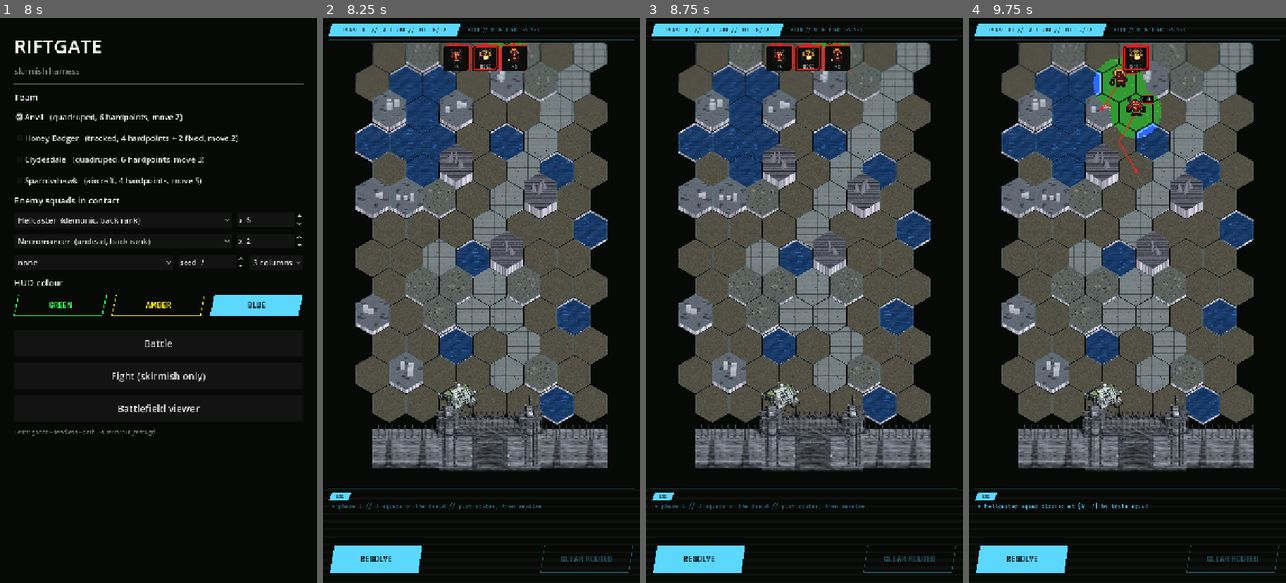
Above: before the commit, frames 1-4 (left to right).
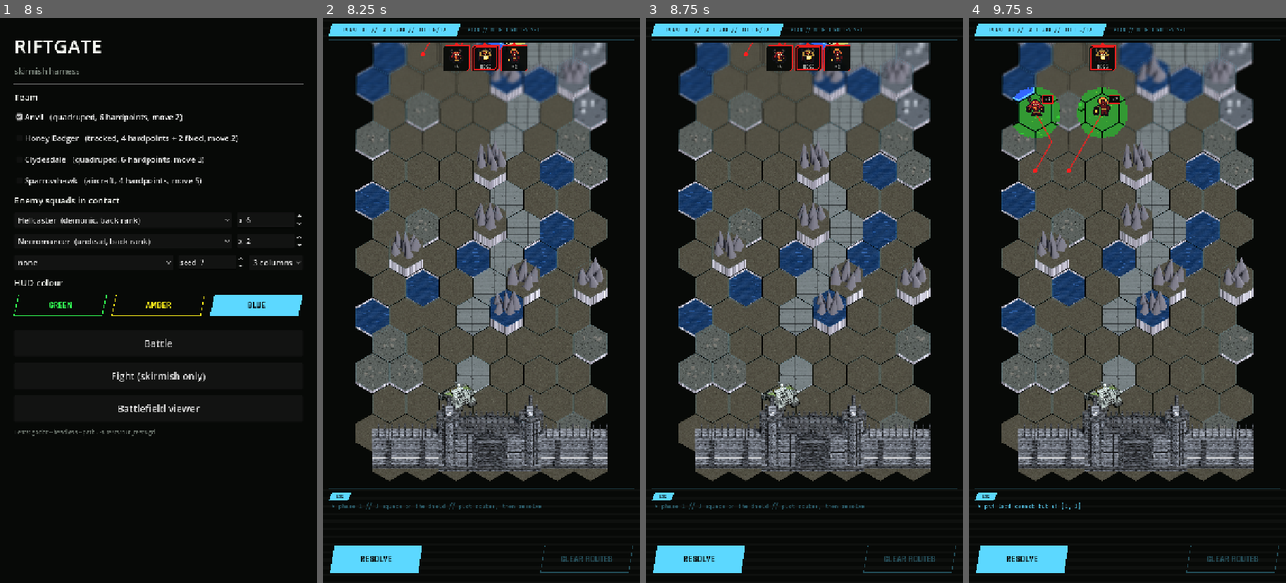
Above: after the commit, the same moments.

Repository: ryanjdmartin/riftgate
Game: Godot game, scene res://game/harness.tscn
The game is run twice, just before and just after one commit, with the same random seed, the same clock (stepped at 60 frames per second) and the same inputs.
Inputs:
- Up to frame 1 (8 s): click "Anvil (quadruped, 6 hardpoint…" at 0.5 s; click "Honey Badger (tracked, 4 hard…" at 1.25 s; click "Clydesdale (quadruped, 6 hard…" at 2 s; click "Sparrowhawk (aircraft, 4 hard…" at 2.75 s; click "Ghoul (undead, front rank)" at 3.5 s; click "none" at 4.25 s; click "3 columns" at 5 s; click "GREEN" at 5.75 s; click "AMBER" at 6.5 s; click "BLUE" at 7.25 s
- Up to frame 2 (8.25 s): click "Battle" at 8 s
- Up to frame 3 (8.75 s): no input
- Up to frame 4 (9.75 s): click "RESOLVE" at 8.75 s; click "RESOLVE" at 9.5 s

Frame 1 is identical in both runs. In frame 2, 32% of the frame differs, in the area x 10-90%, y 4-82%; in frame 3, 32%; in frame 4, 34%, in the area x 4-90%, y 4-87%.

Commit message:
A laid landscape, crags that fill their tiles, a docked readout with taps and double-taps, units centred on their hexes
BattleMap._lay_landscape replaces per-hex rolls with seeded noise fields: water as bodies, gravel as belts, ruins in clusters, crags along ridge lines keeping the ground under them (crag_base), the two rows above the apron always open; roads steer round water and crags. Crags are six leaning spikes overflowing the tile. The battle screen docks its readout over the bottom of the map, a tap on it dismisses it; tapping an ally selects it and shows shield, hull and move, tapping an enemy shows its label, double-tap is wired for the codex to come; the hull gauge over units is gone. Units are set south so their visual middle lands on the hex; flyers draw at 0.8 fit. The tilt-shift blurs only north of the focus; the structures' tile scale is restored; the gate's rows draw ground again but no grid.

Co-Authored-By: Claude Fable 5.1 <noreply@anthropic.com>

Diff:
--- a/game/battle/battle_map_view.gd
+++ b/game/battle/battle_map_view.gd
@@ -9,8 +9,11 @@
 ## its readout. The view owns no game logic.
 
 signal hex_tapped(h: Vector2i)
+signal hex_double_tapped(h: Vector2i)
 signal unit_held(u: Unit)
 signal hold_released
+
+const DOUBLE_TAP_SECONDS := 0.35
 
 const HEX_SIZE := 44.0
 const DRAG_THRESHOLD := 12.0
@@ -55,6 +58,8 @@
 var _press_pos := Vector2.ZERO
 var _last_pos := Vector2.ZERO
 var _press_at := 0.0
+var _last_tap_at := -10.0
+var _last_tap_hex := Vector2i(-9999, -9999)
 
 
 func _init() -> void:
@@ -406,10 +411,8 @@
 			var inner := PackedVector2Array([c + Vector2(0, -r + 6.0), c + Vector2(r - 6.0, 0), c + Vector2(0, r - 6.0), c + Vector2(-r + 6.0, 0)])
 			Hud.stroke_poly(self, inner, Palette.BG, 2.0)
 		draw_string(Hud.mono(), c + Vector2(-5.0, 5.0), u.display_name.substr(0, 1).to_upper(), HORIZONTAL_ALIGNMENT_LEFT, -1, 14, Palette.BG)
-	if u.is_player() and not u.is_static():
-		# A sliver of hull over the machine, so the state of the team reads from the map.
-		var w := 30.0
-		Hud.gauge(self, Rect2(c + Vector2(-w * 0.5, -HEX_SIZE * 0.78), Vector2(w, 5.0)), float(u.hull) / float(maxi(1, u.hull_max)), hud, 2.0)
+	# No gauge over a mech: shield and hull read in the docked readout when it is tapped
+	# (Ryan, 21 September), where the contrast is under control.
 	if u.is_enemy() and u.strength > 0:
 		_plaque(c + Vector2(28.0, -30.0), "×%d" % u.strength, Palette.ENEMY, 3.0 if u.elite else 1.5)   # up and right, clear of the picture
 
@@ -437,7 +440,14 @@
 				else:
 					var h := hex_at(event.position)
 					if field.map.has(h):
-						hex_tapped.emit(h)
+						var now := Time.get_ticks_msec() / 1000.0
+						if h == _last_tap_hex and now - _last_tap_at < DOUBLE_TAP_SECONDS:
+							_last_tap_at = -10.0
+							hex_double_tapped.emit(h)
+						else:
+							_last_tap_at = now
+							_last_tap_hex = h
+							hex_tapped.emit(h)
 			_pressed = false
 			_holding = false
 		accept_event()
--- a/game/battle/battle_screen.gd
+++ b/game/battle/battle_screen.gd
@@ -101,6 +101,7 @@
 	_place(_map, Vector2(0, MAP_Y), Vector2(W, LOG_Y - 10.0 - MAP_Y))
 	_map.set_field(battle.field)
 	_map.hex_tapped.connect(_on_hex_tapped)
+	_map.hex_double_tapped.connect(_on_hex_double_tapped)
 	_map.unit_held.connect(_on_unit_held)
 	_map.hold_released.connect(_on_hold_released)
 
@@ -122,10 +123,16 @@
 	_clear_btn.ghost = true
 	_place(_clear_btn, Vector2(W - 16 - BOTTOM_BTN.x, BOTTOM_Y), BOTTOM_BTN)
 
+	# The readout lives in one place, docked over the bottom of the map (thumbs, not a
+	# mouse: Ryan, 21 September), and a tap on it dismisses it.
 	_details = HudPanel.new(14.0)
-	_details.mouse_filter = Control.MOUSE_FILTER_IGNORE
+	_details.mouse_filter = Control.MOUSE_FILTER_STOP
 	_details.visible = false
-	_details.custom_minimum_size = Vector2(340, 0)
+	_details.custom_minimum_size = Vector2(W - 24.0, 0)
+	_details.gui_input.connect(func(ev: InputEvent) -> void:
+		if ev is InputEventMouseButton and ev.pressed:
+			_details.visible = false
+			_details.accept_event())
 	add_child(_details)
 	_details_label = Hud.label("", 16, Palette.INK)
 	_details.add_child(_details_label)
@@ -224,6 +231,7 @@
 func _on_hex_tapped(h: Vector2i) -> void:
 	if battle.state != Battle.State.PLAN:
 		return
+	_details.visible = false
 	var u := battle.field.unit_at(h)
 	if u != null and u.is_player() and not u.is_static():
 		if _map.selected == u:
@@ -231,6 +239,9 @@
 			_select(null)
 		else:
 			_select(u)
+			_on_unit_held(u)   # its shield, hull and move, in the readout
+	elif u != null and u.is_enemy():
+		_on_unit_held(u)   # a quick label for the enemy; double-tap for the codex
 	elif _map.selected != null and _map.destinations.has(h):
 		battle.set_route(_map.selected, h)
 		_select(null)
@@ -270,19 +281,23 @@
 	_details.visible = false
 
 
+## Double-tap a unit for its codex. The battle screen has no codex of its own yet, so for
+## now it shows the full readout; the skirmish's codex is the one to host here.
+func _on_hex_double_tapped(h: Vector2i) -> void:
+	if battle.state != Battle.State.PLAN:
+		return
+	var u := battle.field.unit_at(h)
+	if u != null:
+		_on_unit_held(u)
+
+
 ## Readout beside a point on the screen, kept inside the frame.
-func _show_details(text: String, near: Vector2) -> void:
+func _show_details(text: String, _near: Vector2) -> void:
 	_details_label.text = text
 	_details.visible = true
 	_details.reset_size()
-	var width := 340.0
-	var pos := near + Vector2(BattleMapView.HEX_SIZE, -BattleMapView.HEX_SIZE)
-	if pos.x + width > W - 8.0:
-		pos.x = near.x - BattleMapView.HEX_SIZE - width
-	pos.x = clampf(pos.x, 8.0, W - width - 8.0)
 	var height := maxf(_details.size.y, 80.0)
-	pos.y = clampf(pos.y, MAP_Y + 8.0, LOG_Y - 8.0 - height)
-	_details.position = pos
+	_details.position = Vector2(12.0, LOG_Y - 18.0 - height)
 
 
 # ---------------------------------------------------------------- the loop
--- a/game/battle/bleed.gdshader
+++ b/game/battle/bleed.gdshader
@@ -21,9 +21,9 @@
 uniform float cell = 4.0;                    // the dither's pixel step, on screen
 uniform float levels = 5.0;                  // posterize steps per channel on the flat side
 uniform float focus_y = 0.0;                 // map-pixel y of the screen's middle
-uniform float focus_band = 280.0;            // half height of the sharp zone, in map pixels
-uniform float focus_falloff = 360.0;         // map pixels over which the blur reaches its maximum
-uniform float blur_max = 1.3;                // the blur's tap spacing at its maximum, in screen pixels
+uniform float focus_band = 220.0;            // the sharp zone reaches this far north of the middle, in map pixels
+uniform float focus_falloff = 260.0;         // map pixels over which the blur reaches its maximum
+uniform float blur_max = 2.4;                // the blur's tap spacing at its maximum, in screen pixels
 
 float bleed_at(vec2 px) {
 	float m = 1.0 - clamp((px.y - grad.x) / max(1.0, grad.y - grad.x), 0.0, 1.0);
@@ -46,7 +46,8 @@
 }
 
 vec4 scene_at(sampler2D scene_tex, vec2 uv, vec2 px) {
-	float f = clamp((abs(px.y - focus_y) - focus_band) / focus_falloff, 0.0, 1.0);
+	// Only the far ground softens, north of the focus; the gate end stays sharp (Ryan, 21 September).
+	float f = clamp((focus_y - focus_band - px.y) / focus_falloff, 0.0, 1.0);
 	float rad = f * blur_max;
 	if (rad < 0.05) {
 		return texture(scene_tex, uv);
--- a/game/battle/map_3d.gd
+++ b/game/battle/map_3d.gd
@@ -20,6 +20,7 @@
 const HEX_WORLD := 35.0        # a hex's circumradius in model units: a mech is about one hex wide
 const CAMERA_DISTANCE := 900.0
 const MARKER_FIT := 1.05       # a mech's widest extent, in hex widths, on the map
+const FIT_FLYER := 0.8         # a flyer is a small craft beside a mech (Ryan, 21 September)
 const HOVER := 30.0            # a flyer rides this far above the ground, in model units: clear of a mech
 const SHADOW_RADIUS := 0.38    # a flyer's ground shadow, in hex widths: it says which tile it is on
 const TILE_WORLD := 40.0       # world units one terrain tile covers, as the structures
@@ -249,8 +250,6 @@
 	var rng := RandomNumberGenerator.new()
 	var corners := Hex.corners(Vector2.ZERO, hex_px)
 	for h in map.all_hexes():
-		if map.gate_hexes.has(h) or map.wall_hexes.has(h):
-			continue   # the gate's rows are the structures' ground, not the field's
 		var t: int = map.terrain[h]
 		var at := _hex_world(h)
 		var hgt: float = HEIGHT[t]
@@ -276,9 +275,12 @@
 		col.position = at
 		add_child(col)
 		_columns[h] = col
+		# A crag keeps the ground it stands on (crag-water, crag-ruin, crag-field: the
+		# flavour of the tile shows through under the rock).
+		var ground_t: int = map.crag_base.get(h, t) if t == BattleMap.Terrain.MOUNTAIN else t
 		var mi := MeshInstance3D.new()
 		mi.mesh = _column_mesh(hgt, sides)
-		mi.set_surface_override_material(0, _terrain_material(TILE[t], 1.0 if t == BattleMap.Terrain.WATER else 0.0))
+		mi.set_surface_override_material(0, _terrain_material(TILE[ground_t], 1.0 if ground_t == BattleMap.Terrain.WATER else 0.0))
 		if mi.mesh.get_surface_count() > 1:
 			mi.set_surface_override_material(1, rock)
 		col.add_child(mi)
@@ -287,18 +289,20 @@
 			BattleMap.Terrain.MOUNTAIN:
 				# The crag: a cluster of narrow leaning rock spikes, tall enough that nobody
 				# but a flyer gets over it.
+				# Filling the tile and overflowing its height, so it reads as a thing you fly
+				# over, not a pile.
 				var rock_dark := _lit(Color("3a383e"))
-				for k in range(3):
+				for k in range(6):
 					var spike := CylinderMesh.new()
-					spike.top_radius = 0.6
-					spike.bottom_radius = rng.randf_range(5.0, 8.0)
-					spike.height = rng.randf_range(22.0, 38.0) if k == 0 else rng.randf_range(14.0, 26.0)
+					spike.top_radius = 0.8
+					spike.bottom_radius = rng.randf_range(9.0, 14.0)
+					spike.height = rng.randf_range(40.0, 56.0) if k == 0 else rng.randf_range(22.0, 40.0)
 					spike.radial_segments = 4
 					var pk := MeshInstance3D.new()
 					pk.mesh = spike
 					pk.material_override = rock_dark
-					var a := rng.randf_range(0.0, TAU)
-					var dist := 0.0 if k == 0 else rng.randf_range(8.0, 14.0)
+					var a := k * TAU / 5.0 + rng.randf_range(-0.4, 0.4)
+					var dist := 0.0 if k == 0 else rng.randf_range(14.0, 22.0)
 					pk.position = Vector3(cos(a) * dist, hgt + spike.height * 0.5 - 1.0, sin(a) * dist)
 					pk.rotation = Vector3(rng.randf_range(-0.18, 0.18), rng.randf_range(0, TAU), rng.randf_range(-0.18, 0.18))
 					col.add_child(pk)
@@ -430,12 +434,21 @@
 		# it) and standing on its lowest point; a flyer hovers, with a shadow on its tile.
 		var aabb := _bounds(node)
 		var widest := maxf(aabb.size.x, aabb.size.z)
-		var k := (HEX_WORLD * 2.0 * MARKER_FIT / widest) if widest > 0.0 else 1.0
 		var flyer := u.traits.has("flyer")
+		var fit := MARKER_FIT * (FIT_FLYER if flyer else 1.0)
+		var k := (HEX_WORLD * 2.0 * fit / widest) if widest > 0.0 else 1.0
 		var pivot := Node3D.new()
 		node.scale = Vector3.ONE * k
-		node.position = Vector3(-aabb.get_center().x, -aabb.position.y, -aabb.get_center().z) * k + Vector3(0.0, HOVER if flyer else 0.0, 0.0)
+		var hover := HOVER if flyer else 0.0
+		# Under the pitched camera a body's middle projects north of its feet, so the model
+		# is set south by as much as that, and its visual centre lands on the hex centre.
+		var south := (hover + aabb.size.y * k * 0.5) * _cos / _sin
+		node.position = Vector3(-aabb.get_center().x, -aabb.position.y, -aabb.get_center().z) * k + Vector3(0.0, hover, 0.0)
 		pivot.add_child(node)
+		var seat := Node3D.new()   # the pivot turns to the facing; the seat's southward set does not
+		seat.position = Vector3(0.0, 0.0, south)
+		seat.add_child(pivot)
+		pivot = seat
 		if flyer:
 			var disc := CylinderMesh.new()
 			disc.top_radius = HEX_WORLD * 2.0 * SHADOW_RADIUS
--- a/sim/battle_map.gd
+++ b/sim/battle_map.gd
@@ -27,6 +27,7 @@
 var gate_hexes: Array[Vector2i] = []   # the gate: three wide and GATE_ROWS deep, apron included
 var rift_hexes: Array[Vector2i] = []
 var wall_hexes: Array[Vector2i] = []   # the rest of the bottom GATE_ROWS rows: indestructible, nobody stands there
+var crag_base: Dictionary = {}         # crag hex -> the ground under the rock (water, ruins, ...): flavour only
 var map_seed: int = 0
 
 const STRUCTURE_HALF_WIDTH := 1   # gate and rift span centre plus this many hexes each side
@@ -77,20 +78,63 @@
 	m.map_seed = seed_value
 	var rng := RandomNumberGenerator.new()
 	rng.seed = seed_value
-	for hx in m.terrain.keys():
-		m.terrain[hx] = _roll_terrain(rng)
+	m._lay_landscape(rng)
 	m._lay_roads(rng)
-	# The gate, the rift, and the ground right in front of each are always open.
+	# The gate, the rift, and the ground right in front of each are always open, and the
+	# two rows above the gate's apron are the team's ground: never water or crag, so a
+	# deployed machine always has somewhere to go.
 	var open: Array[Vector2i] = []
 	open.append_array(m.gate_hexes)
 	open.append_array(m.rift_hexes)
 	for hx in open:
 		m.terrain[hx] = Terrain.PLAIN
+		m.crag_base.erase(hx)
 		for n in Hex.neighbors(hx):
 			if m.has(n):
 				m.terrain[n] = Terrain.PLAIN
+				m.crag_base.erase(n)
+	for row in range(h - GATE_ROWS - 2, h - GATE_ROWS):
+		for col in range(w):
+			var hx := Hex.offset_to_axial(col, row)
+			if m.has(hx) and (m.terrain[hx] == Terrain.WATER or m.terrain[hx] == Terrain.MOUNTAIN):
+				m.terrain[hx] = Terrain.PLAIN
+				m.crag_base.erase(hx)
 	m._ensure_ground_path(rng)
 	return m
+
+
+## A believable landscape rather than per-hex rolls (Ryan, 21 September): water as bodies
+## with shores from a wetness field, gravel as belts from a roughness field, ruins in a few
+## clusters, crags along ridge lines (the ground under a crag is kept as its flavour). The
+## fields are seeded noise, so the same seed is the same map.
+func _lay_landscape(rng: RandomNumberGenerator) -> void:
+	var wet := FastNoiseLite.new()
+	wet.seed = map_seed
+	wet.frequency = 0.30
+	var rough := FastNoiseLite.new()
+	rough.seed = map_seed + 101
+	rough.frequency = 0.34
+	var ridge := FastNoiseLite.new()
+	ridge.seed = map_seed + 202
+	ridge.frequency = 0.22
+	var centres: Array[Vector2i] = []
+	var keys := terrain.keys()
+	for k in range(rng.randi_range(2, 3)):
+		centres.append(keys[rng.randi_range(0, keys.size() - 1)])
+	for hx in keys:
+		var p := Hex.to_pixel(hx, 1.0)
+		var t := Terrain.PLAIN
+		if wet.get_noise_2d(p.x, p.y) < -0.22:
+			t = Terrain.WATER
+		elif rough.get_noise_2d(p.x, p.y) > 0.24:
+			t = Terrain.ROUGH
+		for c in centres:
+			if Hex.distance(hx, c) <= 1 and rng.randf() < 0.75 and t != Terrain.WATER:
+				t = Terrain.RUINS
+		terrain[hx] = t
+		if absf(ridge.get_noise_2d(p.x, p.y)) < 0.075 and rng.randf() < 0.85 and not is_structure(hx):
+			crag_base[hx] = t
+			terrain[hx] = Terrain.MOUNTAIN
 
 
 ## A paved road runs north from the gate as a connected path with drift, most of the way
@@ -106,10 +150,16 @@
 		trunk.append(cur)
 	var steps := int(float(height) * rng.randf_range(0.55, 0.8))
 	for i in range(steps):
+		# Northward steps, steering around water and crags when there is a way round.
 		var options: Array[Vector2i] = []
+		var any: Array[Vector2i] = []
 		for n in Hex.neighbors(cur):
 			if has(n) and n.y < cur.y and not is_structure(n):
-				options.append(n)
+				any.append(n)
+				if terrain[n] != Terrain.WATER and terrain[n] != Terrain.MOUNTAIN:
+					options.append(n)
+		if options.is_empty():
+			options = any
 		if options.is_empty():
 			break
 		cur = options[rng.randi_range(0, options.size() - 1)]
Binary file changed: art/models/gate.glb
Binary file changed: art/models/wall.glb
Not shown, changed: docs/status.md
Not shown, changed: tools/lowforge/models/gate.blend
Not shown, changed: tools/lowforge/models/wall.blend
